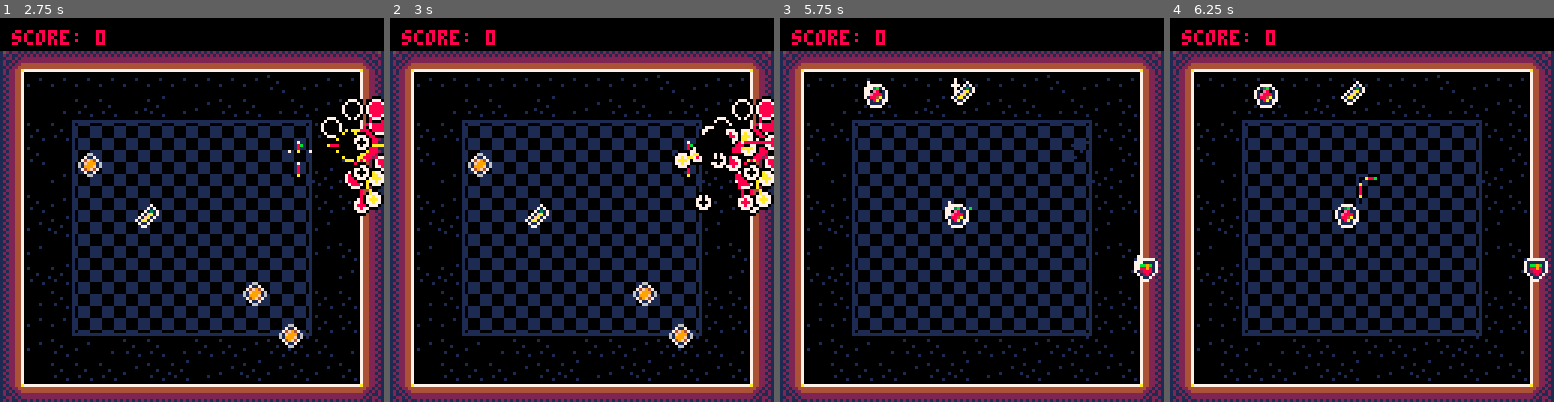
Above: before the commit, frames 1-4 (left to right).
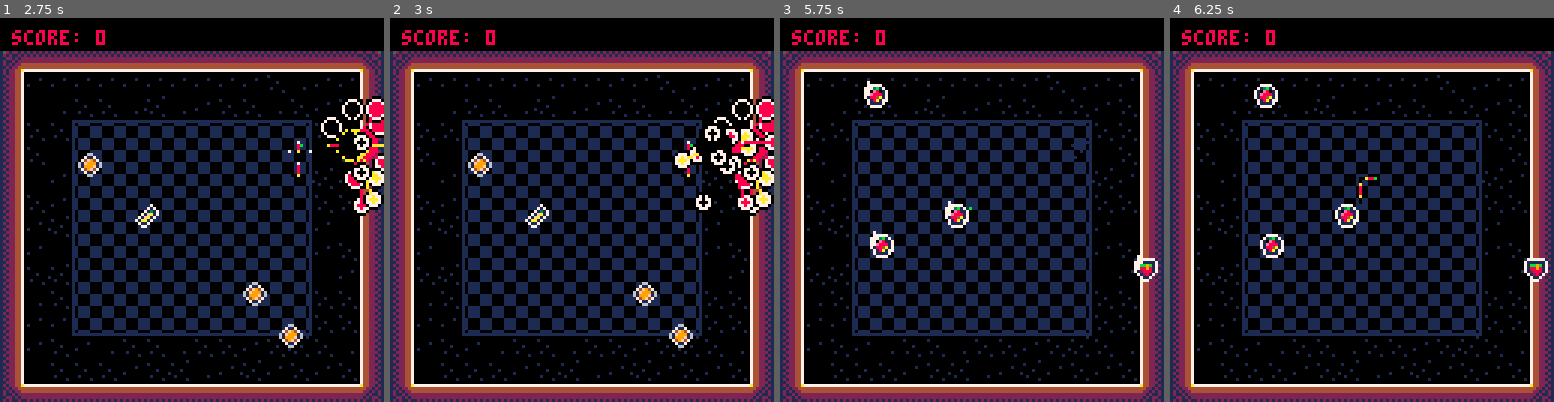
Above: after the commit, the same moments.

Repository: tmelot2/pico-8
Game: PICO-8 cartridge snekdash.p8
Same seed, same stepped clock (60 frames per second), same inputs: the game is played once before the commit and once after it.
Inputs:
- Up to frame 1 (2.75 s): tap X (X key) at 0.33, 1.07, 1.85 s; tap O (Z key) at 0.7, 1.7, 2.1, 2.5 s; hold Right 1.6-2.1 s; hold Up 2.15-2.42 s; hold Right from 2.47 s (still down)
- Up to frame 2 (3 s): keep holding Right; tap O (Z key) at 2.9 s; tap X (X key) at 2.97 s
- Up to frame 3 (5.75 s): release Right at 3.03 s; hold Left 3.08-3.58 s; tap O (Z key) every 0.4 s from 3.3 to 5.7 s; hold Down 3.63-3.97 s; hold Right 4.02-4.68 s; tap X (X key) at 4.08, 5.2 s; hold Up 4.73-5.03 s; hold Left 5.08-5.68 s; hold Down from 5.73 s (still down)
- Up to frame 4 (6.25 s): release Down at 6.03 s; hold Right from 6.08 s (still down); tap O (Z key) at 6.1 s

Frame 1 is identical in both runs. In frame 2, 0.3% of the frame differs, in the area x 81-91%, y 28-41%; in frame 3, 0.5%, in the area x 23-51%, y 15-63%; in frame 4, 0.5%.

Commit message:
High score screen improvements

Diff:
--- a/snekdash.p8
+++ b/snekdash.p8
@@ -803,7 +803,8 @@
   maxplayerh=max(maxplayerh,#player.h)
   delete_cnt=maxplayerh/120
 
-	if #player.h > 1 then
+	if #player.h > 0 then
+    log('player.h left = '..#player.h)
 		add(circles, {
 		  x=player.h[#player.h].x,
 		  y=player.h[#player.h].y,
@@ -880,14 +881,22 @@
   cls()
   highscoredraw()
   local text='🅾️ try again'
-  print(text,hcenter(text)-7,80,7)
+  wavyPrintAll(text,hcenter(text)-7,80,1,7)
   local text='❎ level select'
-  print(text,hcenter(text)+4,88,7)
+  wavyPrintAll(text,hcenter(text)+4,88,1,7)
 end
 
 function highscoredraw()
+  t+=1
 	title=levels[curLevel].name..' high scores'
-	print(title, hcenter(title), 5)
+  colorpal={8,9,10,11,12,13,14,15}
+  for i=1,#title do
+    onechar=sub(title,i,i)
+    color=flr((t/4 + i) % #colorpal + 1)
+    centerx=screenwidth/2
+    wavyPrint2(onechar,centerx-(#title*(4)/2)+4*i,5,2,colorpal[color])
+  end
+
 	for i,s in ipairs(high_scores) do
 		if s.name=='' then n='___' else n=s.name end
 		sc=''..i..' '..n..' '..s.score
@@ -1049,6 +1058,18 @@
   for s in all(s) do
     print(s,10+x,y + h*sin((1.2*x-timer*1.4)*(3.1459/180)), c)
     -- comictext(s,x,y + h*sin((1.2*x-timer*1.4)*(3.1459/180)), c)
+    x+=5
+  end
+end
+
+-- Copy of wavyPrint1 without offset x.
+--
+-- Look, ok, this is dumb. For no reason, wavyPrint1 has 10+x as the x coord. This was prolly
+-- copy pasted from somewhere without ever realizing. If I fix, it breaks some text rendering.
+-- I could fix, but for now, wavyPrint2.
+function wavyPrint2(s,x,y,h,c)
+  for s in all(s) do
+    print(s,x,y + h*sin((1.2*x-timer*1.4)*(3.1459/180)), c)
     x+=5
   end
 end
